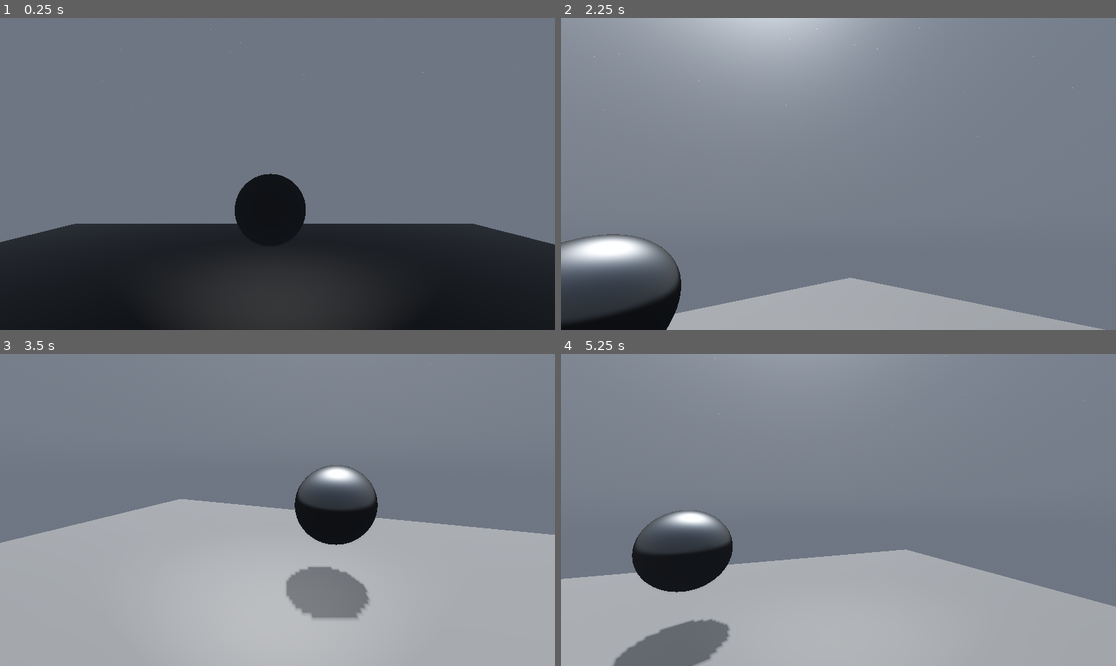
Above: before the commit, frames 1-4 (two rows, left to right).
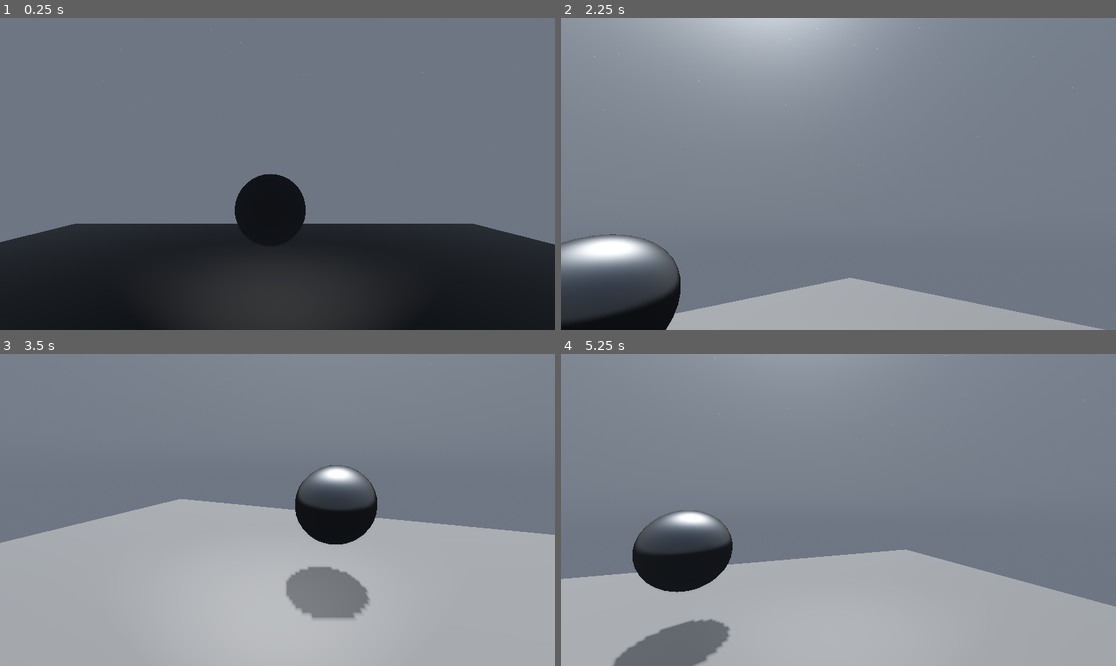
Above: after the commit, the same moments.

Repository: felixjacknife3-hash/SorterMorders
Game: Godot game, scene res://Main.tscn
Two runs of this game, one before a commit and one after it. Both use one fixed random seed, a clock stepped at 60 frames per second and the inputs below.
Inputs (mouse positions are in pixels of both pictures, inside the frame that each line leads up to):
- Up to frame 1 (0.25 s): no input
- Up to frame 2 (2.25 s): move the mouse to (866, 174) at 0.52 s; tap A (A) at 0.6 s; tap Space (Jump) at 0.77, 1.52 s; tap Enter at 1.25 s; move the mouse to (810, 174) at 1.27 s; tap D (D) at 1.35 s; move the mouse to (849, 167) at 2.02 s; hold Shift (Run) from 2.03 s (still down)
- Up to frame 3 (3.5 s): tap Space (Jump) at 2.75, 3.02 s; move the mouse to (271, 516) at 2.77 s; release Shift (Run) at 2.78 s; tap S (S) at 2.85 s
- Up to frame 4 (5.25 s): move the mouse to (877, 513) at 3.52 s; tap W (W) at 3.6 s; tap Space (Jump) at 3.77, 4.52 s; move the mouse to (794, 506) at 4.27 s; tap A (A) at 4.35 s; move the mouse to (844, 510) at 5.02 s; tap D (D) at 5.1 s

The runs differ from the first frame. In frame 1, less than 0.1% of the frame differs, in the area x 42-56%, y 49-66%; in frame 2, less than 0.1%; in frame 3, less than 0.1%; in frame 4, less than 0.1%, in the area x 12-31%, y 50-98%.

Commit message:
change spere

Diff:
--- a/Main.tscn
+++ b/Main.tscn
@@ -83,6 +83,8 @@
 }
 
 [sub_resource type="SphereMesh" id="SphereMesh_trn2v"]
+radial_segments = 32
+rings = 16
 
 [sub_resource type="StandardMaterial3D" id="StandardMaterial3D_uu6xs"]
 metallic = 1.0
